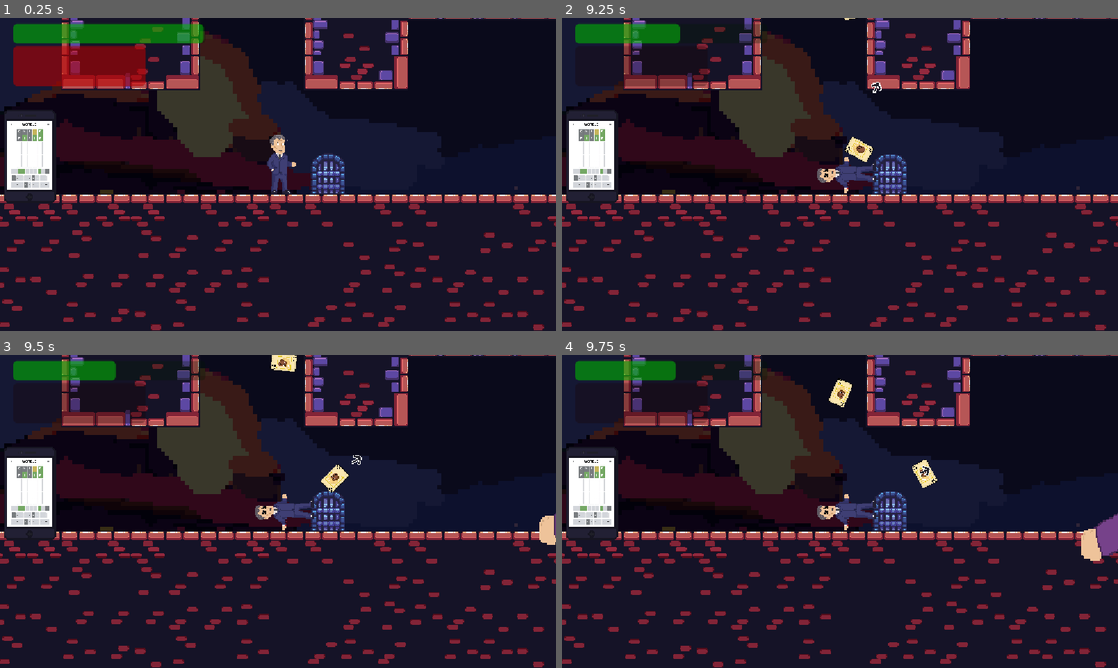
Above: before the commit, frames 1-4 (two rows, left to right).
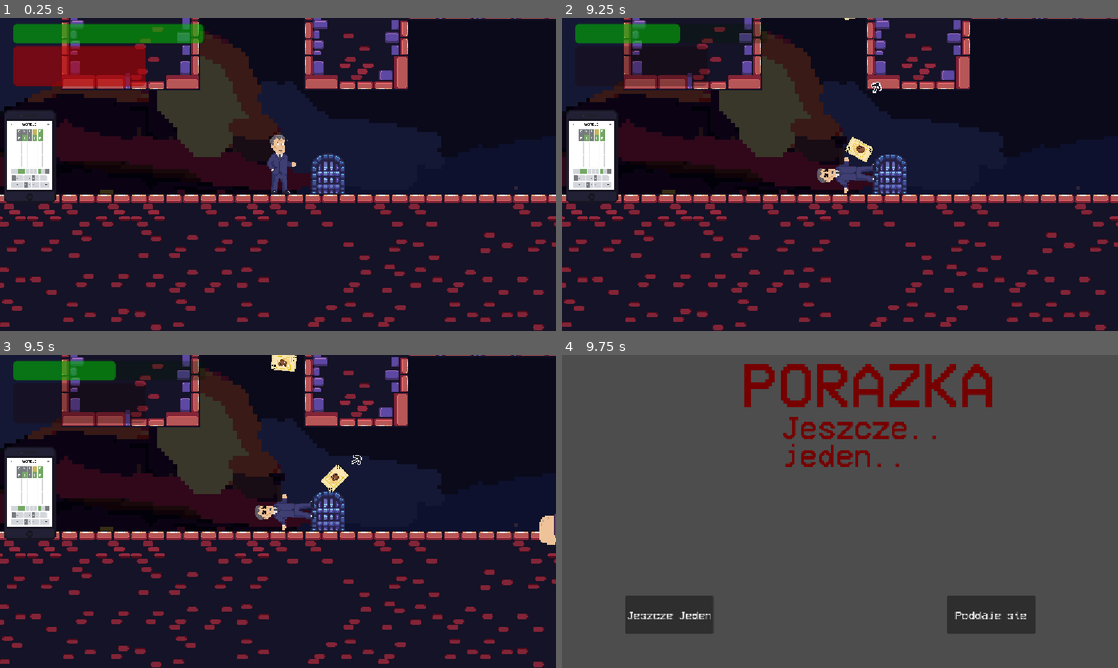
Above: after the commit, the same moments.

Repository: McGengar/CookieJam2025
Game: Godot game, scene res://Scenes/Levels/level_03.tscn
Two runs of this game, one before a commit and one after it. Both use one fixed random seed, a clock stepped at 60 frames per second and the inputs below. The project has no main scene, so this scene is started directly.
Inputs (mouse positions are in pixels of both pictures, inside the frame that each line leads up to):
- Up to frame 1 (0.25 s): no input
- Up to frame 2 (9.25 s): tap Enter (ui_accept) at 0.5, 2.75 s; move the mouse to (589, 155) at 0.52 s; tap 2 (deubg_2) every 1.5 s from 0.6 to 8.1 s; click (589, 155) at 0.67 s; tap Space (jump) at 0.77, 1.52, 3.02, 3.77, 4.52, 6.02, 6.77, 7.52, 9.02 s; move the mouse to (728, 190) at 1.27 s; click (728, 190) at 1.35 s; move the mouse to (895, 105) at 2.02 s; click (895, 105) at 2.17 s; move the mouse to (812, 237) at 2.77 s; click (812, 237) at 2.85 s; move the mouse to (1006, 221) at 3.52 s; click (1006, 221) at 3.67 s; move the mouse to (673, 127) at 4.27 s; click (673, 127) at 4.35 s; move the mouse to (867, 174) at 5.02 s; click (867, 174) at 5.17 s; move the mouse to (756, 96) at 5.77 s; click (756, 96) at 5.85 s; move the mouse to (962, 158) at 6.52 s; click (962, 158) at 6.67 s; move the mouse to (728, 190) at 7.27 s; click (728, 190) at 7.35 s; move the mouse to (895, 105) at 8.02 s; click (895, 105) at 8.17 s; move the mouse to (812, 237) at 8.77 s; click (812, 237) at 8.85 s
- Up to frame 3 (9.5 s): no input
- Up to frame 4 (9.75 s): move the mouse to (1006, 558) at 9.52 s; tap 2 (deubg_2) at 9.6 s; click (1006, 558) at 9.67 s

Frames 1-3 are identical in both runs. In frame 4, 100% of the frame differs, in the area x 0-100%, y 0-100%.

Commit message:
defeat screen & nerfs & bugfixes

Diff:
--- /dev/null
+++ b/cookie-jam-2025/Scenes/Defeat.tscn
@@ -0,0 +1,51 @@
+[gd_scene load_steps=4 format=3 uid="uid://d06lnd1ggnxd4"]
+
+[ext_resource type="Script" uid="uid://bqogr1y3oxyuw" path="res://Scripts/defeat.gd" id="1_4r382"]
+[ext_resource type="FontFile" uid="uid://djnp2gqfshokt" path="res://Other/VCR_OSD_MONO_1.001.ttf" id="1_ncg46"]
+[ext_resource type="Script" uid="uid://bpaxf4mwx5lbu" path="res://Scripts/DefeatText.gd" id="2_4r382"]
+
+[node name="Defeat" type="Node2D"]
+script = ExtResource("1_4r382")
+
+[node name="RichTextLabel" type="RichTextLabel" parent="."]
+modulate = Color(0.4627451, 0, 0, 1)
+offset_left = 372.0
+offset_right = 940.0
+offset_bottom = 206.0
+theme_override_fonts/normal_font = ExtResource("1_ncg46")
+theme_override_font_sizes/normal_font_size = 128
+text = "PORAZKA"
+
+[node name="RichTextLabel2" type="RichTextLabel" parent="." groups=["player"]]
+modulate = Color(0.4627451, 0, 0, 1)
+offset_left = 455.0
+offset_top = 120.0
+offset_right = 1023.0
+offset_bottom = 326.0
+theme_override_fonts/normal_font = ExtResource("1_ncg46")
+theme_override_font_sizes/normal_font_size = 64
+text = "DEFEAT"
+script = ExtResource("2_4r382")
+
+[node name="Button" type="Button" parent="."]
+offset_left = 131.0
+offset_top = 499.0
+offset_right = 314.0
+offset_bottom = 577.0
+pivot_offset = Vector2(95, 46)
+theme_override_fonts/font = ExtResource("1_ncg46")
+theme_override_font_sizes/font_size = 23
+text = "Jeszcze Jeden"
+
+[node name="Button2" type="Button" parent="."]
+offset_left = 798.0
+offset_top = 499.0
+offset_right = 981.0
+offset_bottom = 577.0
+pivot_offset = Vector2(95, 46)
+theme_override_fonts/font = ExtResource("1_ncg46")
+theme_override_font_sizes/font_size = 23
+text = "Poddaje sie"
+
+[connection signal="pressed" from="Button" to="." method="_on_button_pressed"]
+[connection signal="pressed" from="Button2" to="." method="_on_button_2_pressed"]
--- a/cookie-jam-2025/Scenes/Player.tscn
+++ b/cookie-jam-2025/Scenes/Player.tscn
@@ -197,6 +197,8 @@
 func die():
 	dead = true
 	sprite_2d.play(\"dead\")
+	await get_tree().create_timer(1.5).timeout
+	get_tree().change_scene_to_file(\"res://Scenes/Defeat.tscn\")
 func _on_area_2d_body_entered(body: Node2D) -> void:
 	if body.is_in_group(\"enemies\") and not body in hit_enemies:
 		body.take_dmg(damage)
--- /dev/null
+++ b/cookie-jam-2025/Scripts/DefeatText.gd
@@ -0,0 +1,29 @@
+extends RichTextLabel
+var rng = RandomNumberGenerator.new()
+
+# Called when the node enters the scene tree for the first time.
+func _ready() -> void:
+	var sb = rng.randi_range(0,10)
+	match sb:
+		0:
+			text="YIKES!"
+		1:
+			text="Jeszcze.. jeden.."
+		2:
+			text="Musze... scrollowac.."
+		3:
+			text="Unlucky!"
+		4:
+			text="TRAGICZNY!"
+		5:
+			text="i nawet nie było blisko!"
+		6:
+			text="BYŁO TAK BLISKO!"
+		7:
+			text="Było w zasięgu ręki!"
+		8:
+			text="wina tuska"
+		9:
+			text="Nie poddawaj sie!"
+		10:
+			text="dxddd!"
--- a/cookie-jam-2025/Scripts/Enemies/EnemyFortuneWheel.gd
+++ b/cookie-jam-2025/Scripts/Enemies/EnemyFortuneWheel.gd
@@ -10,7 +10,7 @@
 @export var projectiles_count: int = 8
 
 @onready var explosion_attack: AudioStreamPlayer2D = $AudioStreamPlayer2D
-var hp=2;
+var hp=2+1*Player_globals.level_counter;
 
 var player: Node2D = null
 
--- a/cookie-jam-2025/Scripts/Enemies/RybuszczProjectile.gd
+++ b/cookie-jam-2025/Scripts/Enemies/RybuszczProjectile.gd
@@ -2,7 +2,7 @@
 
 var speed = 400
 var direction = Vector2.ZERO
-var damage = 25
+var damage = 25+5*Player_globals.level_counter
 
 func _ready():
 	$VisibleOnScreenNotifier2D.screen_exited.connect(queue_free)
--- /dev/null
+++ b/cookie-jam-2025/Scripts/defeat.gd
@@ -0,0 +1,23 @@
+extends Node2D
+
+
+# Called when the node enters the scene tree for the first time.
+func _ready() -> void:
+	pass # Replace with function body.
+
+
+
+func _on_button_pressed() -> void:
+	if len(Player_globals.cards) > 0:
+		var new_cards = []
+		for i in range(0,min(5,len(Player_globals.cards))):
+			var card_random = Player_globals.cards.pick_random()
+			Player_globals.cards.remove_at(Player_globals.cards.find(card_random))
+			new_cards.append(card_random)
+		for i in range(len(new_cards)):
+			Player_globals.add_card(new_cards[i])
+	get_tree().change_scene_to_file("res://Scenes/Casino.tscn")
+
+
+func _on_button_2_pressed() -> void:
+	get_tree().change_scene_to_file("res://Scenes/main_menu.tscn")
--- a/cookie-jam-2025/Scripts/wave_manager.gd
+++ b/cookie-jam-2025/Scripts/wave_manager.gd
@@ -10,7 +10,7 @@
 @export var spawn_points_container: Node2D
 @export var initial_wait_time: float = 2.0
 @export var time_between_waves: float = 3.0
-
+var player
 # Ustalamy tylko ogólną ilość wrogów
 @export var enemies_in_first_wave: int = 5
 @export var max_waves: int = 5
@@ -19,6 +19,7 @@
 var enemies_alive: int = 0
 
 func _ready():
+	player = get_tree().get_first_node_in_group("player")
 	await get_tree().create_timer(initial_wait_time).timeout
 	start_next_wave()
 
@@ -63,7 +64,6 @@
 
 func _on_enemy_killed():
 	enemies_alive -= 1
-	var player = get_tree().get_first_node_in_group("player")
 	if player:
 		if !Player_globals.tainted: player.heal(20)
 
@@ -75,13 +75,15 @@
 	print("Fala ", current_wave, " wyczyszczona!")
 
 	if current_wave >= max_waves:
-		await get_tree().create_timer(3).timeout
-		Player_globals.level_counter += 1
-		get_tree().change_scene_to_file("res://Scenes/Casino.tscn")
-		print("GRATULACJE! Wszystkie fale pokonane.")
-		emit_signal("level_cleared")
-		return
+		if is_inside_tree():
+			await get_tree().create_timer(3).timeout
+			Player_globals.level_counter += 1
+			get_tree().change_scene_to_file("res://Scenes/Casino.tscn")
+			print("GRATULACJE! Wszystkie fale pokonane.")
+			emit_signal("level_cleared")
+			return
 
 	print("Następna fala za ", time_between_waves, "s...")
-	await get_tree().create_timer(time_between_waves).timeout
-	start_next_wave()
+	if is_inside_tree():
+		get_tree().create_timer(time_between_waves).timeout
+		start_next_wave()
Not shown, added: cookie-jam-2025/Scripts/DefeatText.gd.uid
Not shown, added: cookie-jam-2025/Scripts/defeat.gd.uid
